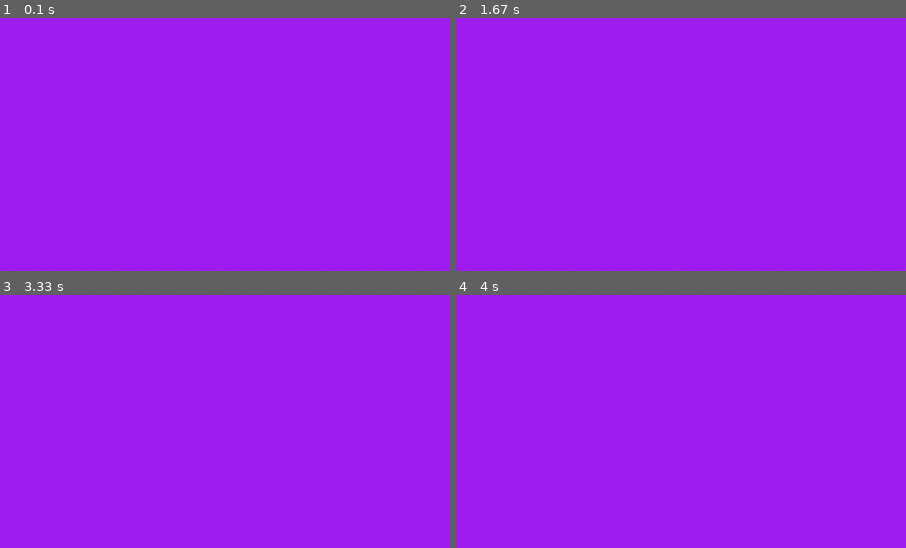
Above: before the commit, frames 1-4 (two rows, left to right).
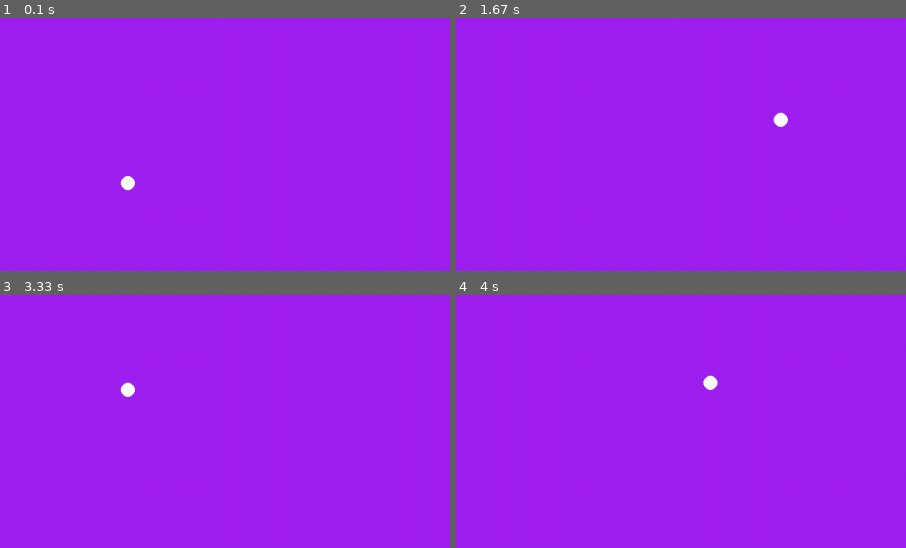
Above: after the commit, the same moments.

Repository: Jinnlk/pygame
Game: pygame game, started from main.py
The game is run twice, just before and just after one commit, with the same random seed, the same clock (stepped at 60 frames per second) and the same inputs.
Inputs:
- Up to frame 1 (0.1 s): no input
- Up to frame 2 (1.67 s): hold D 0.33-0.8 s; hold W 0.83-1.13 s; hold D 1.17-1.63 s
- Up to frame 3 (3.33 s): hold A 1.67-2.2 s; hold S 2.23-2.53 s; hold A 2.57-2.97 s; hold W from 3 s (still down)
- Up to frame 4 (4 s): release W at 3.37 s; hold D from 3.4 s (still down)
The pictures show only the part of the screen within x 33-83%, y 23-73%; the shares and areas given below are measured in that part.

The runs differ from the first frame. In frame 1, 0.2% of the frame differs, in the area x 26-30%, y 62-69%; in frame 2, 0.2%; in frame 3, 0.2%; in frame 4, 0.2%.

Commit message:
added basic avatar movement tech

Diff:
--- a/main.py
+++ b/main.py
@@ -1,22 +1,43 @@
+# importing libraries
 import pygame
 
+# game variables
 WIDTH, HEIGHT = 1280, 720
 GAME_OVER = False
 
+# initializing game window
 pygame.init()
 screen = pygame.display.set_mode((1280, 720))
+player_pos = pygame.Vector2(600, 400)
+screen.fill("purple")
 
-
+# function to game duration
 def check_time():
     return pygame.time.get_ticks()
 
-
+# game state loop, runs until game is over
 while not GAME_OVER:
 
     screen.fill("purple")
+
+    # movement tech, checks for key presses and moves avatar accordingly
+    keys = pygame.key.get_pressed()
+    if keys[pygame.K_w]:
+        player_pos.y -= 5
+    if keys[pygame.K_s]:
+        player_pos.y += 5
+    if keys[pygame.K_a]:
+        player_pos.x -= 5
+    if keys[pygame.K_d]:
+        player_pos.x += 5
+
+    # renders display according to new avatar location
+    pygame.event.pump()
+    pygame.draw.circle(screen, "white", player_pos, 10)
     pygame.display.flip()
 
-    if check_time() > 5000:
+    # checks if game is over
+    if check_time() > 10000:
         GAME_OVER = True
 
 pygame.quit()
